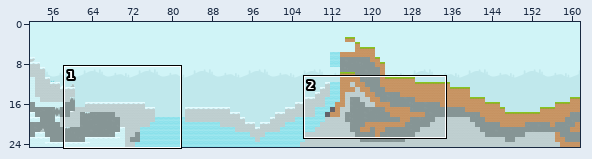
Level history. Tiled map (JSON): assets/tilemaps/level2.json. Above, an overview of the earlier version with the close-up marked.
Close-up. Before the edit:
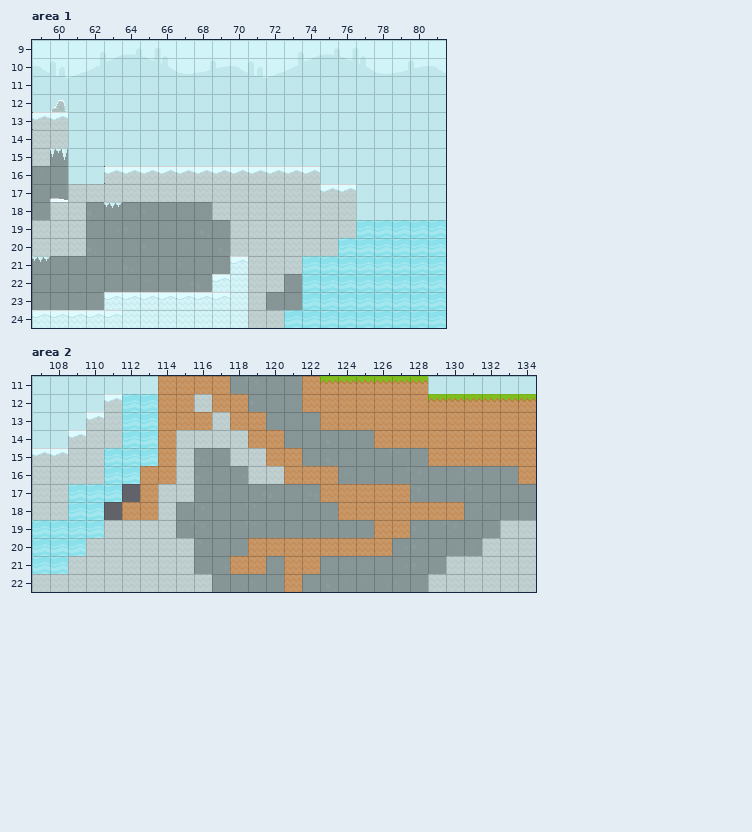
Cells are 21x21 px. Shown: area 1 x 59..81, y 9..24; area 2 x 107..134, y 11..22. The commit also changed other parts of the map, which this record leaves out.
The same view after the edit:
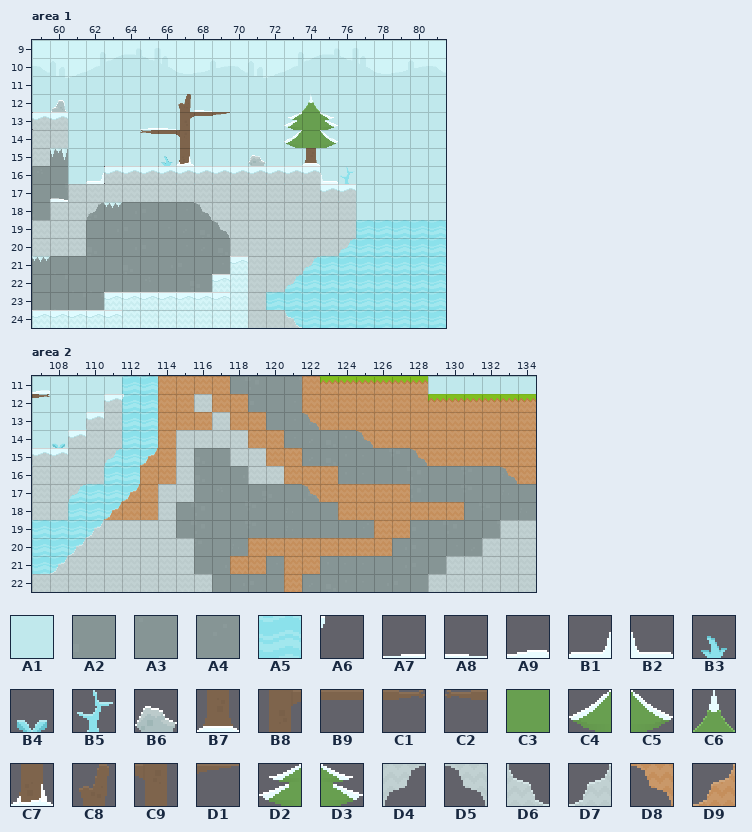
Key: from "background_spritesheet": A1 16, A2 87, A3 97, A4 98; from "tiles_spritesheet": A5 40, A6 60, A7 541, A8 543, A9 545, B1 546, B2 576, B3 600, B4 601, B5 602, B6 604, B7 632, B8 634, B9 635, C1 636, C2 637, C3 639, C4 641, C5 642, C6 660, C7 662, C8 663, C9 664, D1 666, D2 671, D3 672, D4 743, D5 744, D6 773, D7 774, D8 804, D9 834.
__ is an empty cell.
Change:
{"where": "layer \"backgroundLayer\", area 1"}
{"y":22,"x":73,"old":"A2","new":"A5"}
{"y":23,"x":72,"old":"A3 A4","new":"A5 A5"}
{"where": "layer \"backgroundFlora\", area 1"}
{"y":12,"x":67,"old":"__ __","new":"C8 A8"}
{"y":12,"x":74,"old":"__","new":"C6"}
{"y":13,"x":65,"old":"__ __ __ __ __","new":"A7 A8 B8 B9 D1"}
{"y":13,"x":73,"old":"__ __ __","new":"D2 C3 D3"}
{"y":14,"x":65,"old":"__ __ __","new":"C2 B9 C9"}
{"y":14,"x":73,"old":"__ __ __","new":"C4 C3 C5"}
{"y":15,"x":66,"old":"__ __","new":"B3 C7"}
{"y":15,"x":71,"old":"__","new":"B6"}
{"y":15,"x":74,"old":"__","new":"B7"}
{"y":16,"x":62,"old":"__","new":"B1"}
{"y":16,"x":75,"old":"__ __","new":"B2 B5"}
{"y":18,"x":62,"old":"__","new":"D4"}
{"y":18,"x":68,"old":"__","new":"D5"}
{"y":19,"x":69,"old":"__","new":"D5"}
{"y":20,"x":76,"old":"__","new":"D4"}
{"y":21,"x":74,"old":"__","new":"D4"}
{"y":22,"x":73,"old":"__","new":"D4"}
{"y":24,"x":73,"old":"__","new":"D6"}
{"where": "layer \"backgroundLayer\", area 2"}
{"y":11,"x":112,"old":"A1 A1","new":"A5 A5"}
{"y":17,"x":112,"old":"__","new":"A5"}
{"y":18,"x":111,"old":"__","new":"A5"}
{"where": "layer \"backgroundFlora\", area 2"}
{"y":11,"x":107,"old":"__","new":"A9"}
{"y":12,"x":107,"old":"__","new":"C1"}
{"y":13,"x":122,"old":"__","new":"D8"}
{"y":14,"x":108,"old":"__","new":"B4"}
{"y":14,"x":125,"old":"__","new":"D8"}
{"y":15,"x":111,"old":"__","new":"D4"}
{"y":15,"x":113,"old":"__","new":"D9"}
{"y":15,"x":128,"old":"__","new":"D8"}
{"y":16,"x":133,"old":"__","new":"D8"}
{"y":17,"x":109,"old":"__","new":"D4"}
{"y":17,"x":112,"old":"__","new":"D9"}
{"y":17,"x":122,"old":"__","new":"D8"}
{"y":18,"x":111,"old":"__","new":"D9"}
{"y":19,"x":110,"old":"__","new":"D7"}
{"y":20,"x":109,"old":"__","new":"D7"}
{"y":21,"x":108,"old":"__","new":"D7"}
{"where": "layer \"blockedLayer\", area 2"}
{"y":12,"x":112,"old":"__","new":"A6"}
